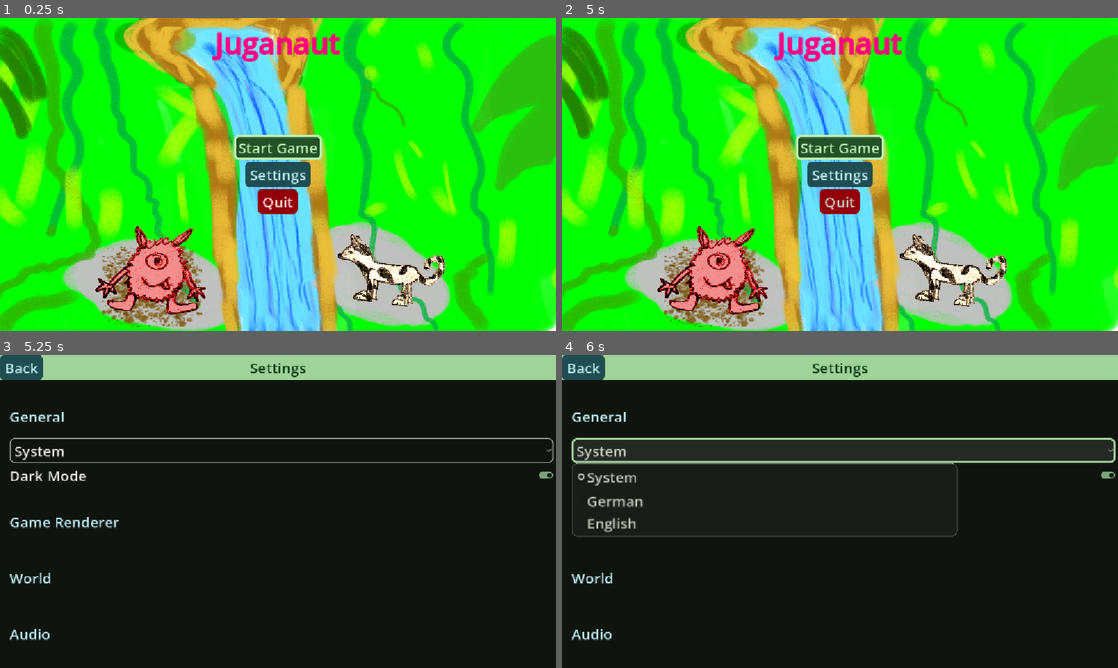
Above: before the commit, frames 1-4 (two rows, left to right).
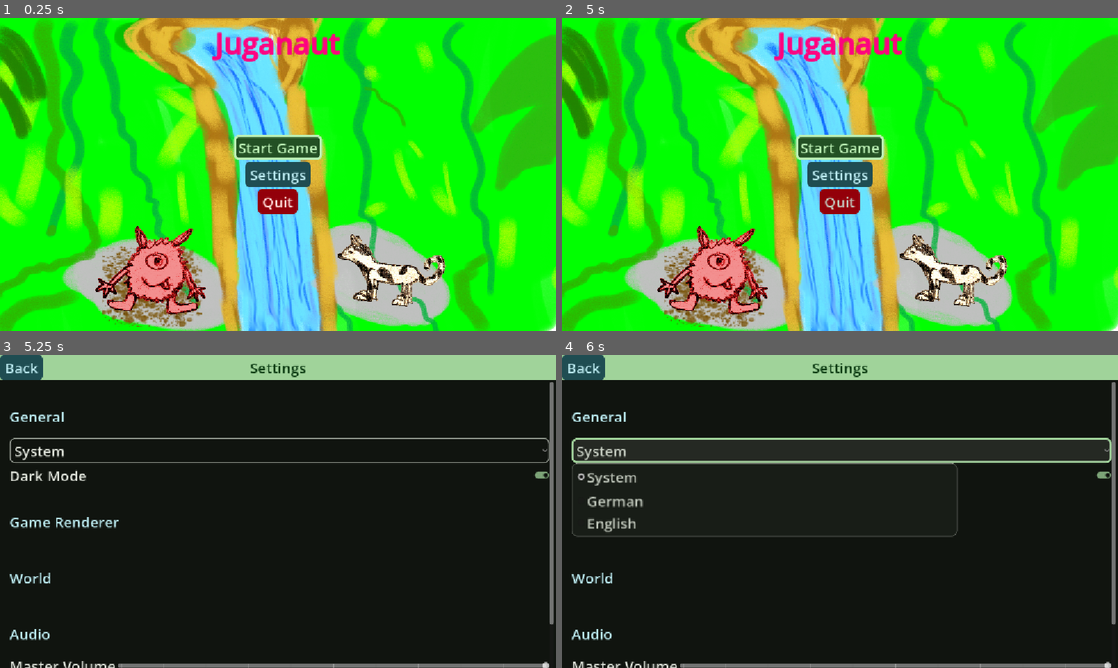
Above: after the commit, the same moments.

Repository: SirVincelot24/juganaut-godot
Game: Godot game, scene res://scenes/MainMenu.tscn
The game is run twice, just before and just after one commit, with the same random seed, the same clock (stepped at 60 frames per second) and the same inputs.
Inputs:
- Up to frame 1 (0.25 s): no input
- Up to frame 2 (5 s): click "Start Game" at 0.5 s; click "Stop" at 1.25 s; click "Start Game" at 2 s; click "Stop" at 2.75 s; click "Start Game" at 3.5 s; click "Stop" at 4.25 s
- Up to frame 3 (5.25 s): click "Settings" at 5 s
- Up to frame 4 (6 s): click "System" at 5.75 s

Frames 1-2 are identical in both runs. In frame 3, 2.0% of the frame differs, in the area x 2-100%, y 8-100%; in frame 4, 2.1%.

Commit message:
add audio sliders to settings menu

Diff:
--- a/scenes/settings_menu.tscn
+++ b/scenes/settings_menu.tscn
@@ -3,6 +3,7 @@
 [ext_resource type="Script" uid="uid://dd4mu46yxw0bf" path="res://scripts/UI/buttons/dark_button.gd" id="1_05p07"]
 [ext_resource type="Script" uid="uid://bkiqvqjv1q6kr" path="res://scripts/UI/settings_menu.gd" id="1_lwwgp"]
 [ext_resource type="Script" uid="uid://3uok607cgyja" path="res://scripts/UI/buttons/language_select.gd" id="2_wswnh"]
+[ext_resource type="Script" uid="uid://cdc0fny7nvh6b" path="res://scripts/UI/audio_slider.gd" id="4_labj1"]
 
 [node name="SettingsMenu" type="Control" unique_id=1464940150]
 z_index = 1
@@ -89,5 +90,71 @@
 theme_type_variation = &"SettingsHeadline"
 text = "audio"
 
+[node name="MasterVol" type="HBoxContainer" parent="VBoxContainer/ScrollContainer/VBoxContainer" unique_id=824575660]
+layout_mode = 2
+
+[node name="Label" type="Label" parent="VBoxContainer/ScrollContainer/VBoxContainer/MasterVol" unique_id=256419616]
+layout_mode = 2
+text = "master_volume"
+vertical_alignment = 1
+
+[node name="MasterVolSlider" type="HSlider" parent="VBoxContainer/ScrollContainer/VBoxContainer/MasterVol" unique_id=1359081371]
+layout_mode = 2
+size_flags_horizontal = 3
+size_flags_vertical = 4
+min_value = 0.001
+max_value = 1.0
+step = 0.1
+value = 1.0
+scrollable = false
+tick_count = 11
+ticks_on_borders = true
+ticks_position = 3
+script = ExtResource("4_labj1")
+
+[node name="MusicVol" type="HBoxContainer" parent="VBoxContainer/ScrollContainer/VBoxContainer" unique_id=770397284]
+layout_mode = 2
+
+[node name="Label" type="Label" parent="VBoxContainer/ScrollContainer/VBoxContainer/MusicVol" unique_id=710018440]
+layout_mode = 2
+text = "music_volume"
+vertical_alignment = 1
+
+[node name="MusicVolSlider" type="HSlider" parent="VBoxContainer/ScrollContainer/VBoxContainer/MusicVol" unique_id=1734483200]
+layout_mode = 2
+size_flags_horizontal = 3
+size_flags_vertical = 4
+min_value = 0.001
+max_value = 1.0
+step = 0.1
+value = 1.0
+scrollable = false
+tick_count = 11
+ticks_on_borders = true
+ticks_position = 3
+
+[node name="SfxVol" type="HBoxContainer" parent="VBoxContainer/ScrollContainer/VBoxContainer" unique_id=2100744329]
+layout_mode = 2
+
+[node name="Label" type="Label" parent="VBoxContainer/ScrollContainer/VBoxContainer/SfxVol" unique_id=570186090]
+layout_mode = 2
+text = "sfx_volume"
+vertical_alignment = 1
+
+[node name="SfxVolSlider" type="HSlider" parent="VBoxContainer/ScrollContainer/VBoxContainer/SfxVol" unique_id=1194365636]
+layout_mode = 2
+size_flags_horizontal = 3
+size_flags_vertical = 4
+min_value = 0.001
+max_value = 1.0
+step = 0.1
+value = 1.0
+scrollable = false
+tick_count = 11
+ticks_on_borders = true
+ticks_position = 3
+
 [connection signal="pressed" from="VBoxContainer/TitleBar/Back" to="." method="_on_click_back"]
 [connection signal="item_selected" from="VBoxContainer/ScrollContainer/VBoxContainer/LanguageSelect" to="VBoxContainer/ScrollContainer/VBoxContainer/LanguageSelect" method="_item_selected"]
+[connection signal="value_changed" from="VBoxContainer/ScrollContainer/VBoxContainer/MusicVol/MusicVolSlider" to="VBoxContainer/ScrollContainer/VBoxContainer/MasterVol/MasterVolSlider" method="_music_value_changed"]
+[connection signal="value_changed" from="VBoxContainer/ScrollContainer/VBoxContainer/SfxVol/SfxVolSlider" to="VBoxContainer/ScrollContainer/VBoxContainer/MasterVol/MasterVolSlider" method="_sfx_value_changed"]
--- /dev/null
+++ b/scripts/UI/audio_slider.gd
@@ -0,0 +1,31 @@
+extends HSlider
+
+var master_bus = AudioServer.get_bus_index("Master")
+var music_bus = AudioServer.get_bus_index("Music")
+var sfx_bus = AudioServer.get_bus_index("SFX")
+
+func change_volume(bus: int, volume: float):
+	AudioServer.set_bus_volume_db(bus, linear_to_db(volume))
+	var pref_name: String
+	match bus:
+		master_bus:
+			pref_name = "master_vol"
+		music_bus:
+			pref_name = "music_vol"
+		sfx_bus:
+			pref_name = "sfx_vol"
+	PlayerPrefs.set_pref(pref_name, volume)
+
+func _value_changed(value: float):
+	change_volume(master_bus, value)
+
+func _music_value_changed(value: float):
+	change_volume(music_bus, value)
+
+func _sfx_value_changed(value: float):
+	change_volume(sfx_bus, value)
+
+func _ready() -> void:
+	change_volume(master_bus, PlayerPrefs.get_float("master_vol", 1))
+	change_volume(music_bus, PlayerPrefs.get_float("music_vol", 1))
+	change_volume(sfx_bus, PlayerPrefs.get_float("sfx_vol", 1))
Not shown, added: scripts/UI/audio_slider.gd.uid
